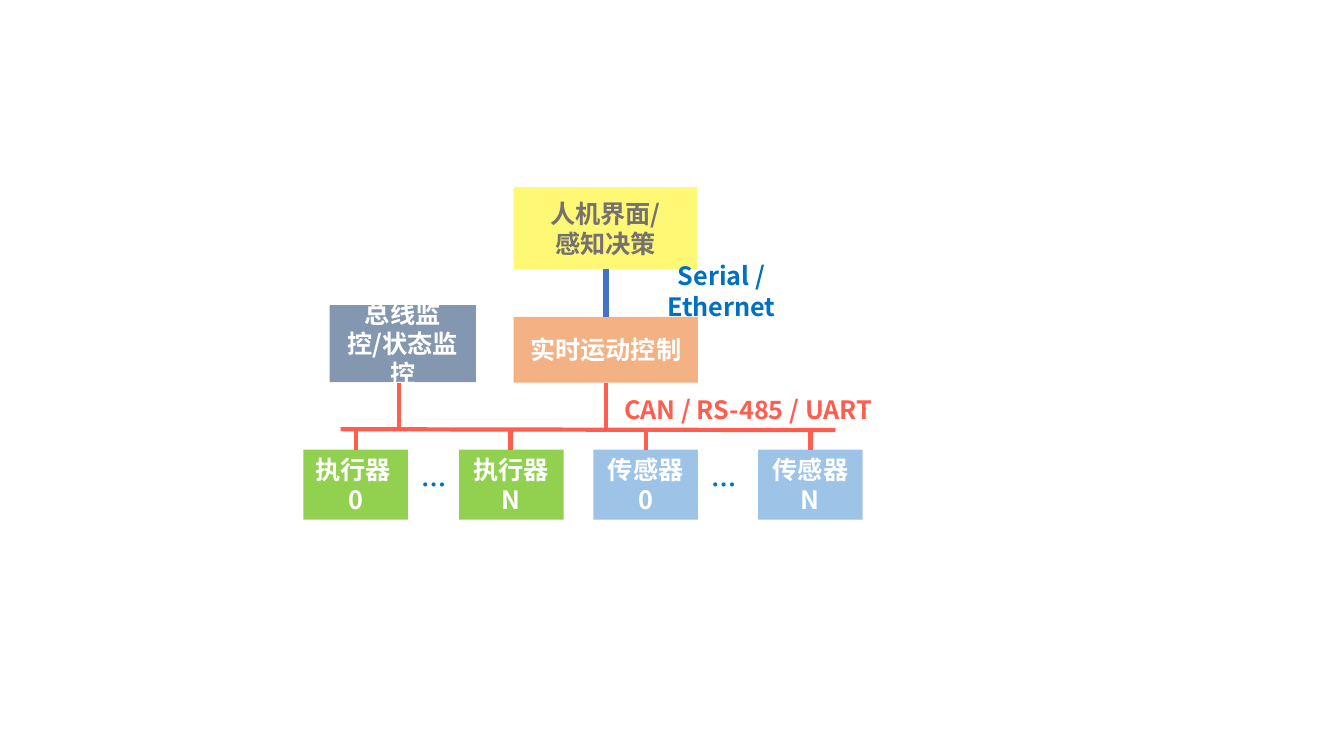
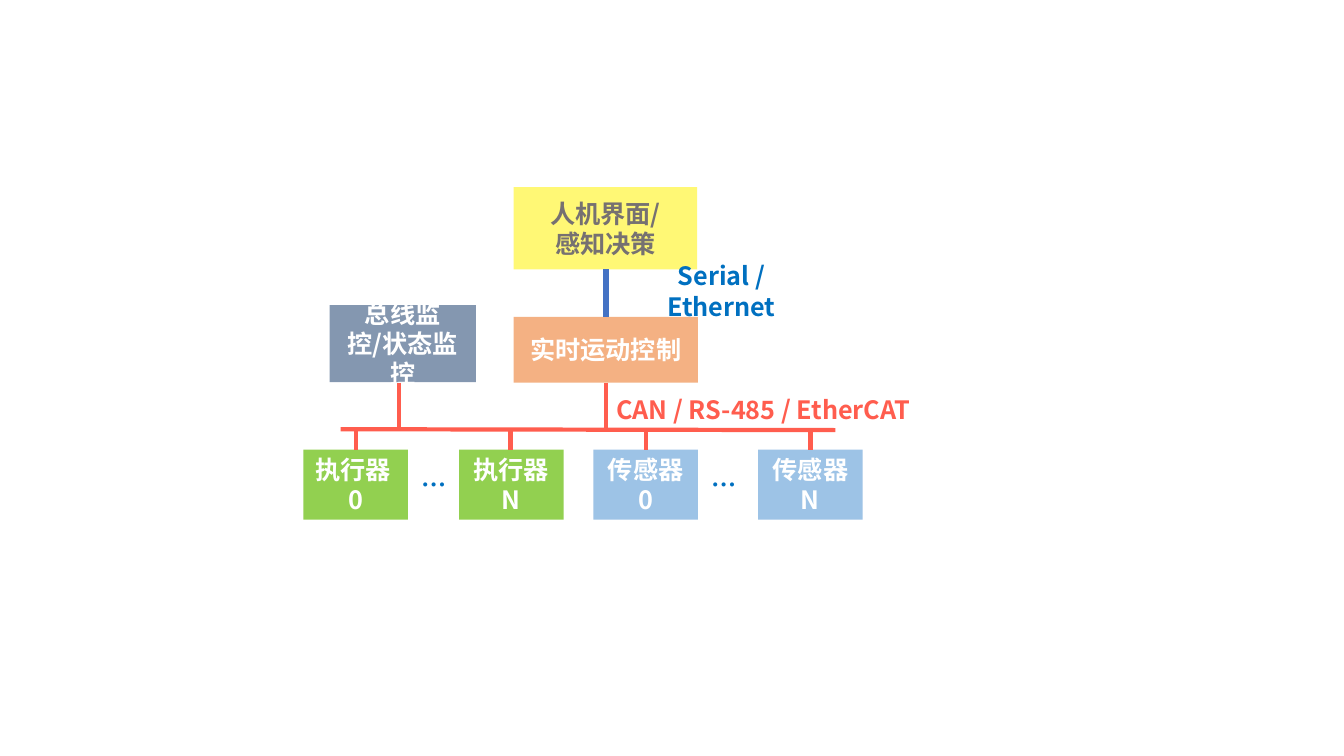
Before and after one commit to chinaduking/can-duck-core, a slide deck: slide 1 of docs/img/文档插图.pptx. Drawn at 1344x756 pixels with LibreOffice and Linux fonts; fonts in the diff are those of the drawing. Boxes give left, top, right and bottom in pixels: in the first picture for what was removed or moved away, otherwise in the second. Text is boxed around its words. In the diff, an @@ line names an element or a change of style, - is before the commit and + after.

```diff
--- a/docs/img/文档插图.pptx
+++ b/docs/img/文档插图.pptx
@@ text at (616,399,911,420): text changed @@
-CAN / RS-485 / UART
+CAN / RS-485 / EtherCAT
```
Also in this commit, not shown: 1 other slide changed, 2 other files.
